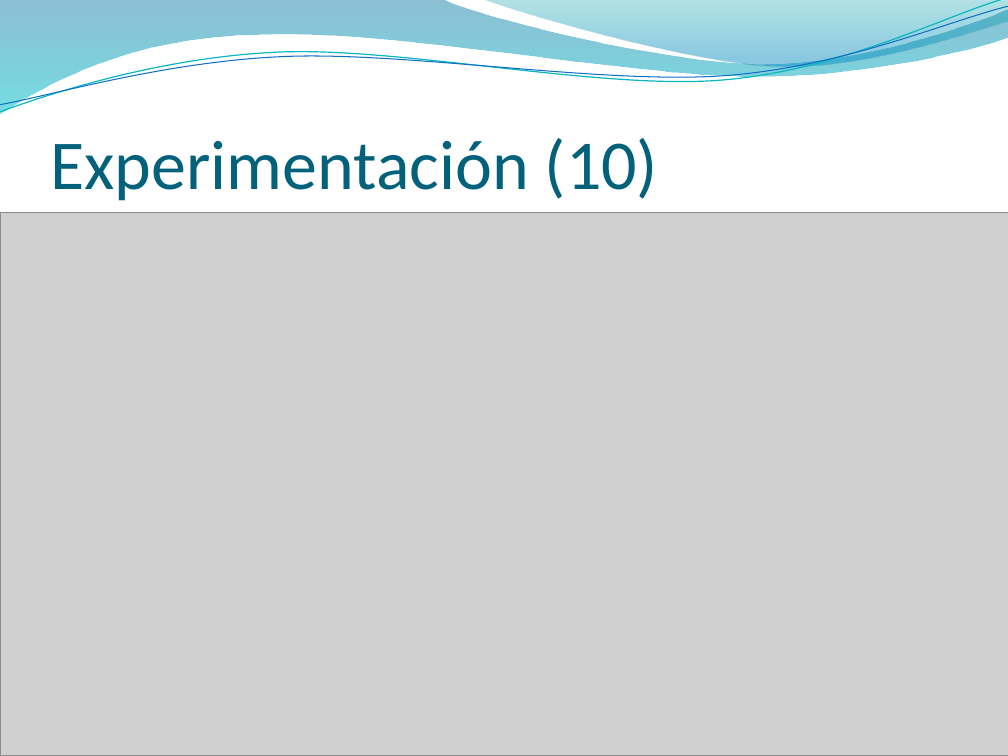
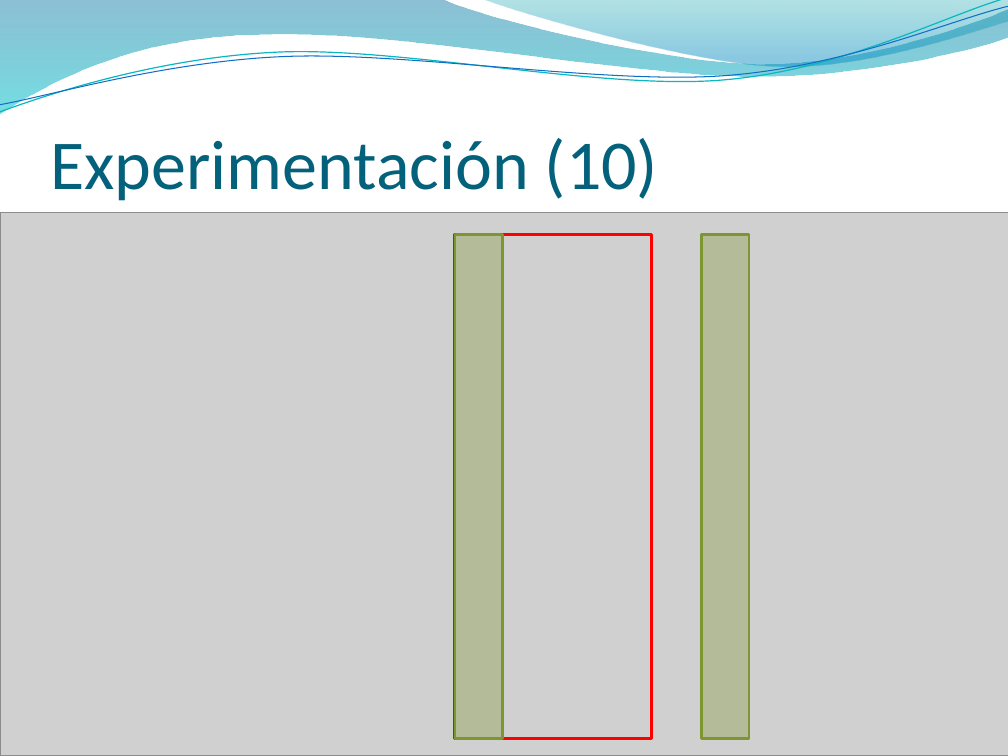
Before and after one commit to jaffadog/neuralito, a slide deck: slide 11 of neuralito/ArfGen/docs/Entregas/Informe Final/presentacion/maxi2.pptx. Drawn at 1008x756 pixels with LibreOffice and Linux fonts; fonts in the diff are those of the drawing; grey boxes stand for pictures; background and template pictures are left out. Boxes give left, top, right and bottom in pixels: in the first picture for what was removed or moved away, otherwise in the second. Text is boxed around its words. In the diff, an @@ line names an element or a change of style, - is before the commit and + after.

```diff
--- a/neuralito/ArfGen/docs/Entregas/Informe Final/presentacion/maxi2.pptx
+++ b/neuralito/ArfGen/docs/Entregas/Informe Final/presentacion/maxi2.pptx
@@ rectangle added at bbox=[455, 234, 651, 738], outline #FF0000 2 pt @@
@@ rectangle added at bbox=[455, 234, 502, 738], fill #7E9632 at 35% opacity, outline #7E9632 2 pt @@
@@ rectangle added at bbox=[702, 234, 749, 738], fill #7E9632 at 35% opacity, outline #7E9632 2 pt @@
```
Also in this commit, not shown: 10 other slides changed.
